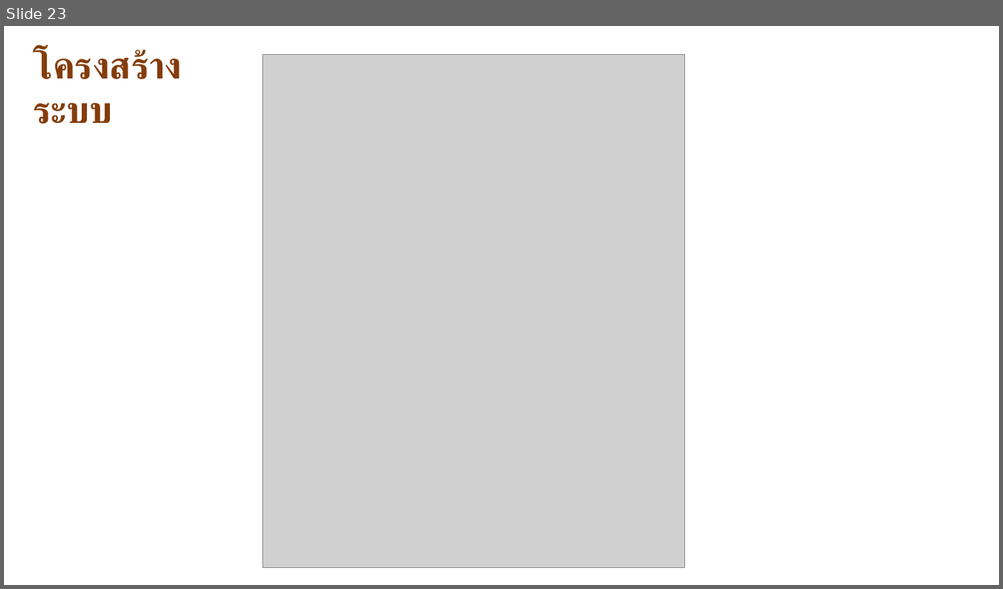
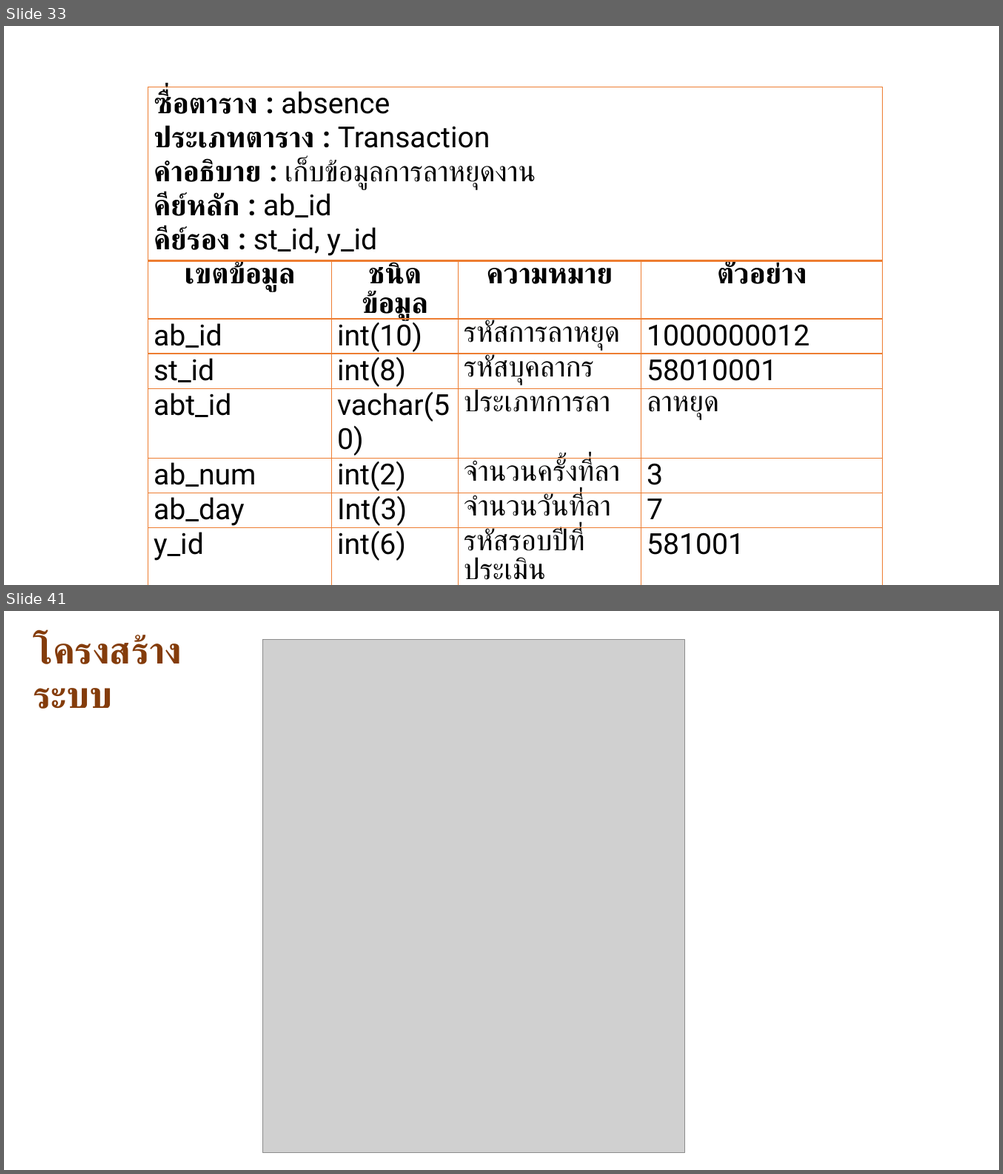
Before and after one commit to goodloveone1/project, a slide deck: data/นำเสนอ P.pptx. Shown one above the other, each under a label of ours: slide 23 before the commit, slides 33 and 41 after it; the slides between them are not shown. The pictures are 1003x589 and 1003x1174 pixels, drawn with LibreOffice and Linux fonts; fonts in the diff are those of the drawing; grey boxes stand for pictures. Boxes give left, top, right and bottom in pixels: in the first picture for what was removed or moved away, otherwise in the second. Text is boxed around its words. In the diff, an @@ line names an element or a change of style, - is before the commit and + after.

```diff
--- a/data/นำเสนอ P.pptx
+++ b/data/นำเสนอ P.pptx
@@ slide 33 added at (4, 26, 999, 585), background #FFFFFF @@
@@ table added at (148, 87, 882, 583), 8 rows, 4 columns @@
+ซื่อตาราง : absence / ประเภทตาราง : Transaction / คำอธิบาย : เก็บข้อมูลการลาหยุดงาน / คีย์หลัก : ab_id / คีย์รอง : st_id, y_id |  |  | 
+เขตข้อมูล | ชนิดข้อมูล | ความหมาย | ตัวอย่าง
+ab_id | int(10) | รหัสการลาหยุด | 1000000012
+st_id | int(8) | รหัสบุคลากร | 58010001
+abt_id | vachar(50) | ประเภทการลา | ลาหยุด
+ab_num | int(2) | จำนวนครั้งที่ลา | 3
+ab_day | Int(3) | จำนวนวันที่ลา | 7
+y_id | int(6) | รหัสรอบปีที่ประเมิน | 581001
@@ what was slide 23 is now slide 41 @@
```
Also in this commit, not shown: 19 slides changed, 20 other slides added, 18 slides removed, 1 other file.
